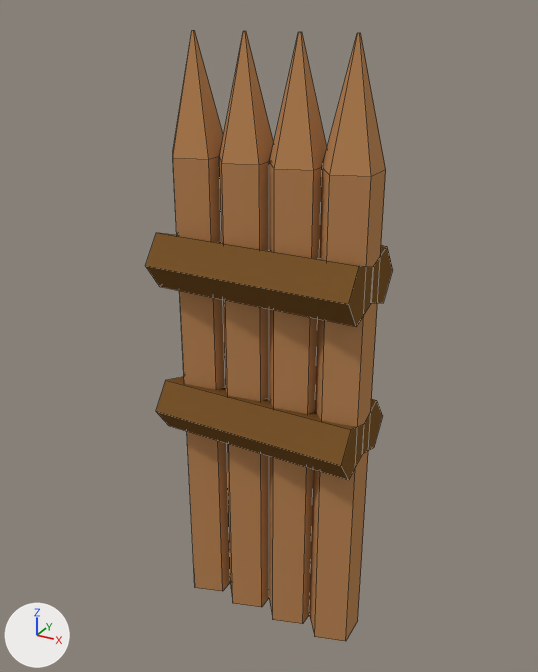
Two versions of the Blender file Models/Wooden Defense/WoodenWall1.blend, one commit apart.
Both versions are drawn from a 50 mm lens placed at (8.43, -15.32, 15.42), pointed at (-0.12, 0.23, 7.64). The lights are fixed; the arrows at lower left show +X, +Y and +Z. Mesh edges are drawn as thin lines.
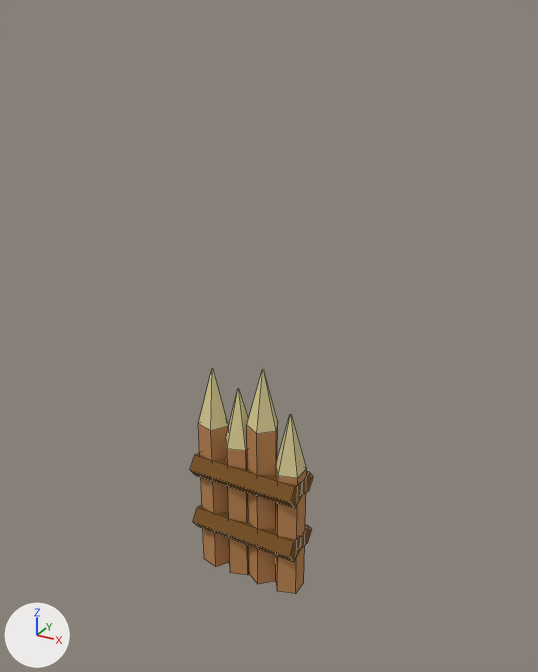
Diff of the bpy script that builds the scene:
```diff
--- a/Models/Wooden Defense/WoodenWall1.blend.py
+++ b/Models/Wooden Defense/WoodenWall1.blend.py
@@ me_cylinder_001 @@
 me_cylinder_001.from_pydata(...)  # 15 vertices, 12 faces; spans x -1.0..1.0, y -0.8..1.0, z -2.0..16.1
 # used by ob_cylinder_001; location = (0.76, 0.0, 0.87); rotation_euler = (0.0, 0.0, 1.571), in degrees (0, 0, 90); scale = (0.75, 0.75, 0.875)
+# me_cylinder_001 part 1: all 10 vertices in x -1.0..1.0, y -0.8..1.0, z 12.9..16.1 are moved by (0.0, 0.0, -5.9)
 me_cylinder_001.materials.append(mat_woodlight)
@@ me_cylinder @@
 me_cylinder.from_pydata(...)  # 15 vertices, 12 faces; spans x -1.0..1.0, y -0.8..1.0, z -2.0..16.1
 # used by ob_cylinder; location = (2.1, 0.0, 0.87); rotation_euler = (0.0, 0.0, 1.571), in degrees (0, 0, 90); scale = (0.75, 0.75, 0.875)
+# me_cylinder part 2: all 10 vertices in x -1.0..1.0, y -0.8..1.0, z 12.9..16.1 are moved by (0.0, 0.0, -6.7)
 me_cylinder.materials.append(mat_woodlight)
@@ me_cylinder_012 @@
+me_cylinder_012.from_pydata([(0.0, 1.0, -2.0), (0.0, 1.0, 5.49), (0.95, 0.31, -2.0), (0.95, 0.31, 5.49), (0.59, -0.81, -2.0), (0.59, -0.81, 5.49), (-0.59, -0.81, -2.0), (-0.59, -0.81, 5.49), (-0.95, 0.31, -2.0), (-0.95, 0.31, 5.49), (0.05, 0.02, 8.69), (0.0, 0.05, 8.69), (0.03, -0.04, 8.69), (-0.03, -0.04, 8.69), (-0.05, 0.02, 8.69)], [], [(0, 1, 3, 2), (2, 3, 5, 4), (4, 5, 7, 6), (9, 7, 13, 14), (6, 7, 9, 8), (8, 9, 1, 0), (0, 2, 4, 6, 8), (10, 11, 14, 13, 12), (5, 3, 10, 12), (1, 9, 14, 11), (3, 1, 11, 10), (7, 5, 12, 13)])
+for i in [3, *range(7, 12)]: me_cylinder_012.polygons[i].material_index = 1
+me_cylinder_012.materials.append(mat_woodlight)  # orange #be8959
+me_cylinder_012.materials.append(mat_material)  # beige #dbd099
@@ me_cylinder_013 @@
+me_cylinder_013.from_pydata([(0.0, 1.0, -2.0), (0.0, 1.0, 7.64), (0.95, 0.31, -2.0), (0.95, 0.31, 7.64), (0.59, -0.81, -2.0), (0.59, -0.81, 7.64), (-0.59, -0.81, -2.0), (-0.59, -0.81, 7.64), (-0.95, 0.31, -2.0), (-0.95, 0.31, 7.64), (0.05, 0.02, 10.83), (0.0, 0.05, 10.83), (0.03, -0.04, 10.83), (-0.03, -0.04, 10.83), (-0.05, 0.02, 10.83)], [], [(0, 1, 3, 2), (2, 3, 5, 4), (4, 5, 7, 6), (9, 7, 13, 14), (6, 7, 9, 8), (8, 9, 1, 0), (0, 2, 4, 6, 8), (10, 11, 14, 13, 12), (5, 3, 10, 12), (1, 9, 14, 11), (3, 1, 11, 10), (7, 5, 12, 13)])
+for i in [3, *range(7, 12)]: me_cylinder_013.polygons[i].material_index = 1
+me_cylinder_013.materials.append(mat_woodlight)  # orange #be8959
+me_cylinder_013.materials.append(mat_material)  # beige #dbd099
@@ ob_cylinder_007 @@
 ob_cylinder_007 = bpy.data.objects.new('Cylinder.007', me_cylinder_007)
-ob_cylinder_007.location = (-2.2, -0.62, 9.6)
+ob_cylinder_007.location = (-1.87, -0.32, 3.42)
 ob_cylinder_007.rotation_euler = (1.571, 0.939, 1.571)  # degrees (90, 54, 90)
-ob_cylinder_007.scale = (0.75, 0.75, 0.875)
+ob_cylinder_007.scale = (0.356, 0.378, 0.518)
@@ ob_cylinder_006 @@
 ob_cylinder_006 = bpy.data.objects.new('Cylinder.006', me_cylinder_006)
-ob_cylinder_006.location = (-2.2, -0.62, 5.49)
+ob_cylinder_006.location = (-1.87, -0.32, 1.6)
 ob_cylinder_006.rotation_euler = (1.571, 0.94, 1.571)  # degrees (90, 54, 90)
-ob_cylinder_006.scale = (0.75, 0.75, 0.875)
+ob_cylinder_006.scale = (0.356, 0.378, 0.518)
@@ ob_cylinder_005 @@
 ob_cylinder_005 = bpy.data.objects.new('Cylinder.005', me_cylinder_005)
-ob_cylinder_005.location = (-2.2, 0.6, 5.49)
+ob_cylinder_005.location = (-1.87, 0.3, 1.6)
 ob_cylinder_005.rotation_euler = (1.571, 1.568, 1.571)  # degrees (90, 90, 90)
-ob_cylinder_005.scale = (0.75, 0.75, 0.875)
+ob_cylinder_005.scale = (0.331, 0.402, 0.518)
@@ ob_cylinder_004 @@
 ob_cylinder_004 = bpy.data.objects.new('Cylinder.004', me_cylinder_004)
-ob_cylinder_004.location = (-2.2, 0.59, 9.6)
+ob_cylinder_004.location = (-1.87, 0.29, 3.41)
 ob_cylinder_004.rotation_euler = (1.571, 1.59, 1.571)  # degrees (90, 91, 90)
-ob_cylinder_004.scale = (0.75, 0.75, 0.875)
+ob_cylinder_004.scale = (0.331, 0.402, 0.518)
@@ ob_cylinder_003 @@
-ob_cylinder_003 = bpy.data.objects.new('Cylinder.003', me_cylinder_003)
@@ ob_cylinder_002 @@
-ob_cylinder_002 = bpy.data.objects.new('Cylinder.002', me_cylinder_002)
@@ ob_cylinder_001 @@
 ob_cylinder_001 = bpy.data.objects.new('Cylinder.001', me_cylinder_001)
-ob_cylinder_001.location = (0.76, 0.0, 0.87)
-ob_cylinder_001.rotation_euler = (0.0, 0.0, 1.571)  # degrees (0, 0, 90)
-ob_cylinder_001.scale = (0.75, 0.75, 0.875)
+ob_cylinder_001.location = (-1.75, 0.0, 1.02)
+ob_cylinder_001.rotation_euler = (0.0, 0.0, -1.529)  # degrees (0, 0, -88)
+ob_cylinder_001.scale = (0.454, 0.454, 0.53)
@@ ob_cylinder @@
 ob_cylinder = bpy.data.objects.new('Cylinder', me_cylinder)
-ob_cylinder.location = (2.1, 0.0, 0.87)
+ob_cylinder.location = (-0.94, 0.0, 1.02)
 ob_cylinder.rotation_euler = (0.0, 0.0, 1.571)  # degrees (0, 0, 90)
-ob_cylinder.scale = (0.75, 0.75, 0.875)
+ob_cylinder.scale = (0.454, 0.454, 0.53)
@@ ob_cylinder_012 @@
+ob_cylinder_012 = bpy.data.objects.new('Cylinder.012', me_cylinder_012)
+ob_cylinder_012.location = (0.66, 0.0, 1.02)
+ob_cylinder_012.rotation_euler = (0.0, 0.0, 1.571)  # degrees (0, 0, 90)
+ob_cylinder_012.scale = (0.454, 0.454, 0.53)
@@ ob_cylinder_013 @@
+ob_cylinder_013 = bpy.data.objects.new('Cylinder.013', me_cylinder_013)
+ob_cylinder_013.location = (-0.17, 0.0, 1.02)
+ob_cylinder_013.rotation_euler = (0.0, 0.0, 1.999)  # degrees (0, 0, 115)
+ob_cylinder_013.scale = (0.454, 0.454, 0.53)
```

What differs and where, as boxes [x1, y1, x2, y2] in the pictures (538 x 672 px):
'Cylinder', reshaped, moved, rescaled
    before: [309, 33, 386, 642]
    after: [226, 389, 249, 575]
'Cylinder.001', reshaped, moved, turned, rescaled
    before: [269, 32, 327, 624]
    after: [198, 368, 229, 567]
'Cylinder.003', deleted
    before: [219, 31, 274, 607]
'Cylinder.002', deleted
    before: [173, 30, 230, 592]
'Cylinder.007', moved, rescaled (51% narrower, 40% shorter)
    before: [145, 233, 373, 326]
    after: [190, 453, 302, 508]
'Cylinder.006', moved, rescaled (48% narrower, 44% shorter)
    before: [156, 377, 364, 480]
    after: [193, 505, 301, 562]
'Cylinder.013', added
    after: [247, 369, 278, 584]
'Cylinder.012', added
    after: [275, 415, 306, 594]
'Cylinder.004', moved, rescaled
    before: [371, 245, 393, 303]
    after: [301, 471, 313, 496]
'Cylinder.005', moved, rescaled
    before: [362, 399, 382, 454]
    after: [300, 525, 312, 549]
